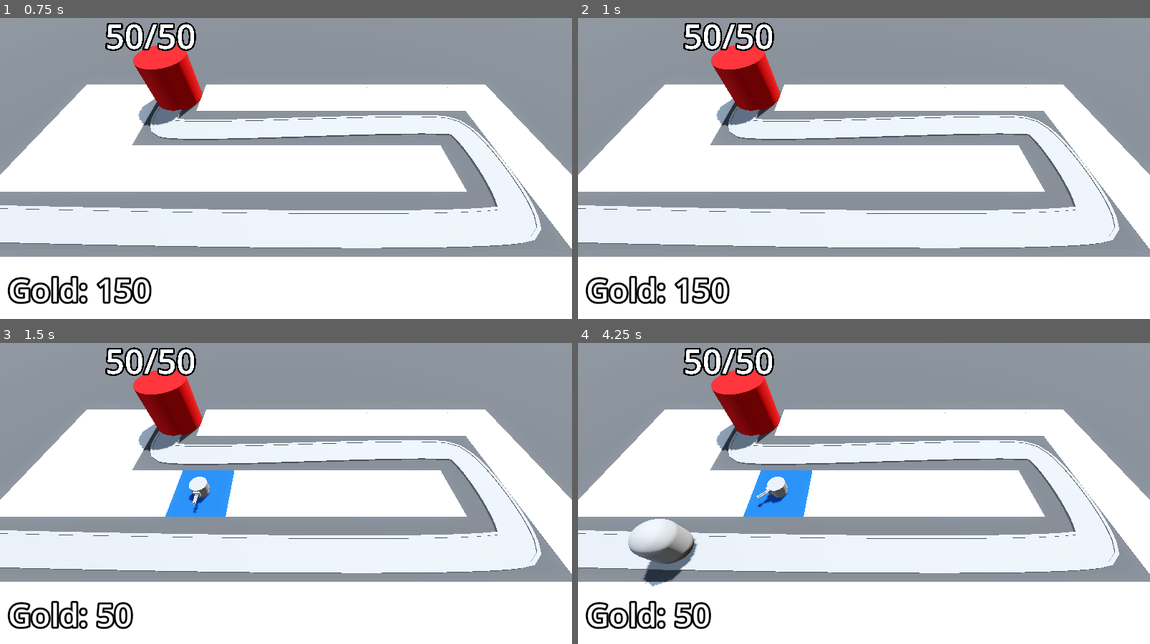
Above: before the commit, frames 1-4 (two rows, left to right).
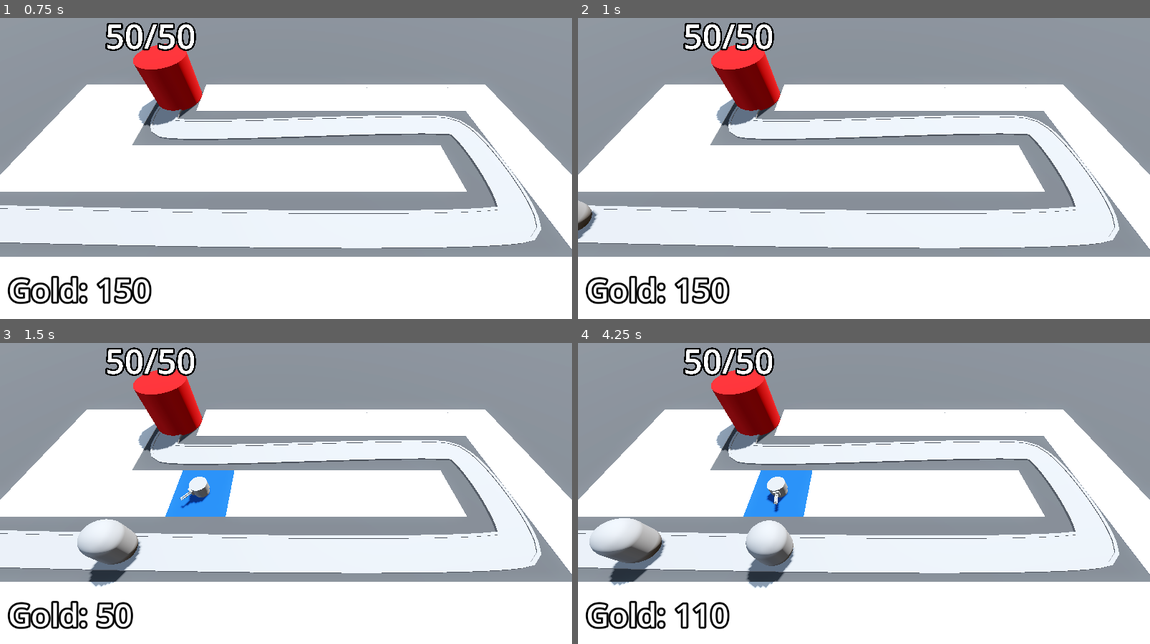
Above: after the commit, the same moments.

Repository: ericvennemeyer/BarbarianBlaster
Game: Godot game, scene res://base_level.tscn
The game is run twice, just before and just after one commit, with the same random seed, the same clock (stepped at 60 frames per second) and the same inputs.
Inputs (mouse positions are in pixels of both pictures, inside the frame that each line leads up to):
- Up to frame 1 (0.75 s): tap Enter at 0.5 s; move the mouse to (411, 141) at 0.52 s; press the mouse at (411, 141) at 0.53 s
- Up to frame 2 (1 s): no input
- Up to frame 3 (1.5 s): move the mouse to (171, 499) at 1.27 s; release the mouse at (171, 499) at 1.28 s; click (171, 499) at 1.35 s
- Up to frame 4 (4.25 s): move the mouse to (921, 412) at 2.02 s; press the mouse at (921, 412) at 2.03 s; move the mouse to (835, 547) at 2.77 s; release the mouse at (835, 547) at 2.78 s; click (835, 547) at 2.85 s; move the mouse to (1035, 532) at 3.52 s; press the mouse at (1035, 532) at 3.53 s

Frame 1 is identical in both runs. In frame 2, 0.3% of the frame differs, in the area x 0-4%, y 60-74%; in frame 3, 1.6%; in frame 4, 4.6%, in the area x 2-38%, y 47-96%.

Commit message:
3.27 -- Ending the Game

Diff:
--- a/Base/base.gd
+++ b/Base/base.gd
@@ -18,6 +18,7 @@
 
 func _ready() -> void:
 	current_health = max_health
+	Engine.time_scale = 3
 
 
 func take_damage() -> void:
--- a/base_level.tscn
+++ b/base_level.tscn
@@ -65,11 +65,12 @@
 "cells": PackedInt32Array(65535, 0, 0, 65535, 2, 0, 65535, 4, 0, 65531, 1, 0, 4, 1, 0, 65532, 2, 0, 65531, 2, 0, 65533, …(258 unchanged characters)…
 }
 
-[node name="EnemyPath" type="Path3D" parent="." node_paths=PackedStringArray("difficulty_manager")]
+[node name="EnemyPath" type="Path3D" parent="." node_paths=PackedStringArray("difficulty_manager", "victory_layer")]
 curve = SubResource("Curve3D_bo3yr")
 script = ExtResource("3_u2wky")
 enemy_scene = ExtResource("2_5vx1e")
 difficulty_manager = NodePath("../DifficultyManager")
+victory_layer = NodePath("../VictoryLayer")
 
 [node name="Road" type="CSGPolygon3D" parent="EnemyPath"]
 polygon = PackedVector2Array(-1, 0, -1, 0.1, 1, 0.1, 1, 0)
@@ -80,7 +81,7 @@
 path_simplify_angle = 0.0
 path_rotation = 2
 path_rotation_accurate = false
-path_local = false
+path_local = true
 path_continuous_u = true
 path_u_distance = 1.0
 path_joined = false
@@ -94,7 +95,7 @@
 path_simplify_angle = 0.0
 path_rotation = 2
 path_rotation_accurate = false
-path_local = false
+path_local = true
 path_continuous_u = true
 path_u_distance = 1.0
 path_joined = false
@@ -108,7 +109,7 @@
 path_simplify_angle = 0.0
 path_rotation = 2
 path_rotation_accurate = false
-path_local = false
+path_local = true
 path_continuous_u = true
 path_u_distance = 1.0
 path_joined = false
@@ -149,4 +150,15 @@
 
 [node name="DifficultyManager" parent="." instance=ExtResource("9_xjg0i")]
 
+[node name="VictoryLayer" type="CanvasLayer" parent="."]
+visible = false
+
+[node name="ColorRect" type="ColorRect" parent="VictoryLayer"]
+anchors_preset = 15
+anchor_right = 1.0
+anchor_bottom = 1.0
+grow_horizontal = 2
+grow_vertical = 2
+color = Color(0, 0, 0, 0.560784)
+
 [connection signal="stop_spawning_enemies" from="DifficultyManager" to="EnemyPath" method="_on_difficulty_manager_stop_spawning_enemies"]
--- a/enemy_path.gd
+++ b/enemy_path.gd
@@ -3,6 +3,7 @@
 
 @export var enemy_scene: PackedScene
 @export var difficulty_manager: Node
+@export var victory_layer: CanvasLayer
 
 @onready var timer: Timer = $Timer
 
@@ -13,6 +14,7 @@
 
 func spawn_enemy() -> void:
 	var new_enemy = enemy_scene.instantiate()
+	new_enemy.tree_exited.connect(enemy_defeated)
 	new_enemy.max_health = difficulty_manager.get_enemy_health()
 	add_child(new_enemy)
 	timer.wait_time = difficulty_manager.get_spawn_time()
@@ -20,3 +22,12 @@
 
 func _on_difficulty_manager_stop_spawning_enemies() -> void:
 	timer.stop()
+
+
+func enemy_defeated() -> void:
+	if timer.is_stopped():
+		for child in get_children():
+			if child is PathFollow3D:
+				return
+		print("You Won!")
+		victory_layer.visible = true
